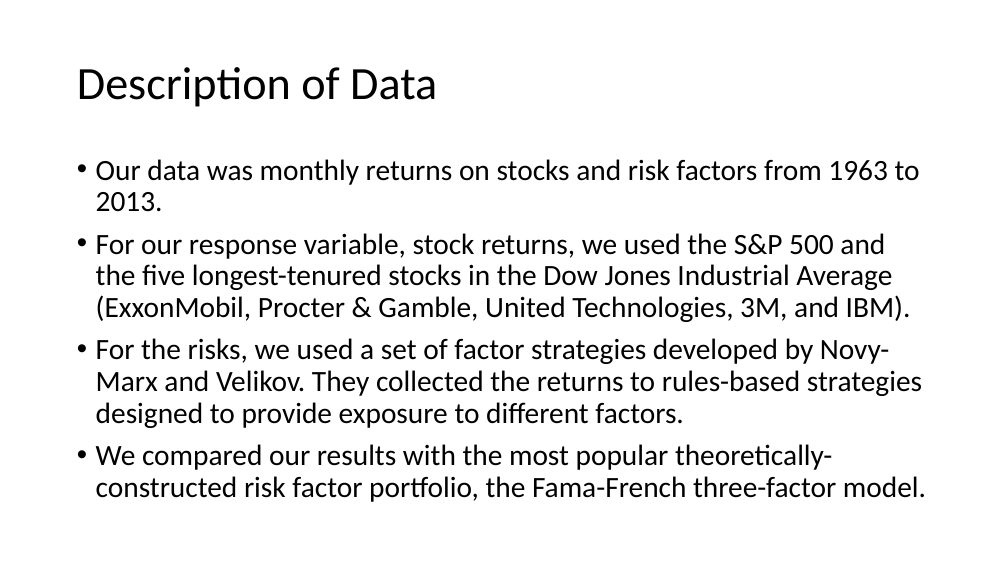
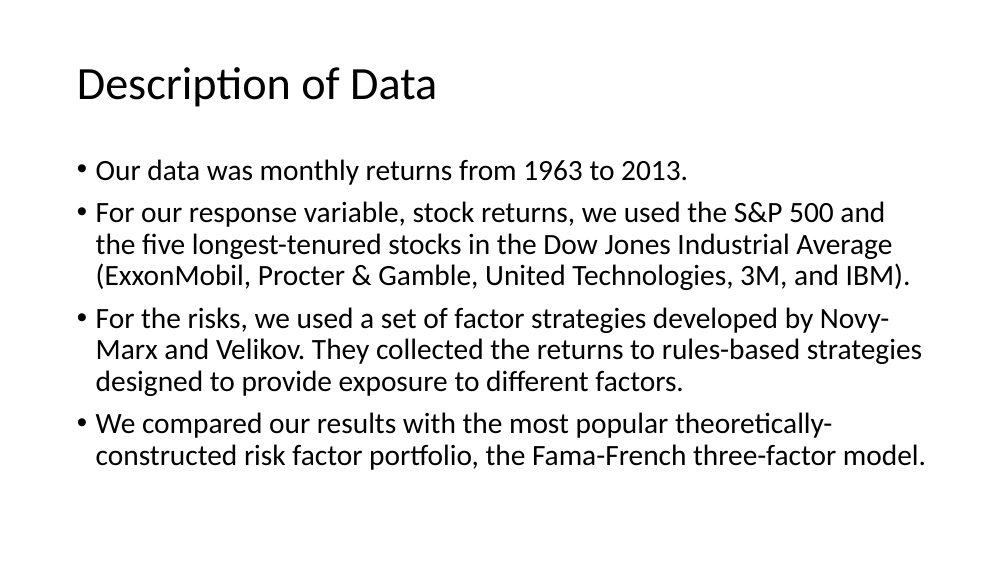
Before and after one commit to jgdenby/PortfolioFactorAnalysis, a slide deck: slide 3 of Final Presentation_DRAFT.pptx (slide 4 before the commit). Drawn at 1008x567 pixels with LibreOffice and Linux fonts; fonts in the diff are those of the drawing. Boxes give left, top, right and bottom in pixels: in the first picture for what was removed or moved away, otherwise in the second. Text is boxed around its words. In the diff, an @@ line names an element or a change of style, - is before the commit and + after.

Commit message:
changes to presentation slides
Cleaned up text in intro sections and added tuning charts

```diff
--- a/Final Presentation_DRAFT.pptx
+++ b/Final Presentation_DRAFT.pptx
@@ text at (x1=96, y1=159, x2=688, y2=185): text changed @@
-• Our data was monthly returns on stocks and risk factors from 1963 to 2013.
+• Our data was monthly returns from 1963 to 2013.
```
Also in this commit, not shown: 3 other slides changed, 1 slide added, 1 slide removed.
